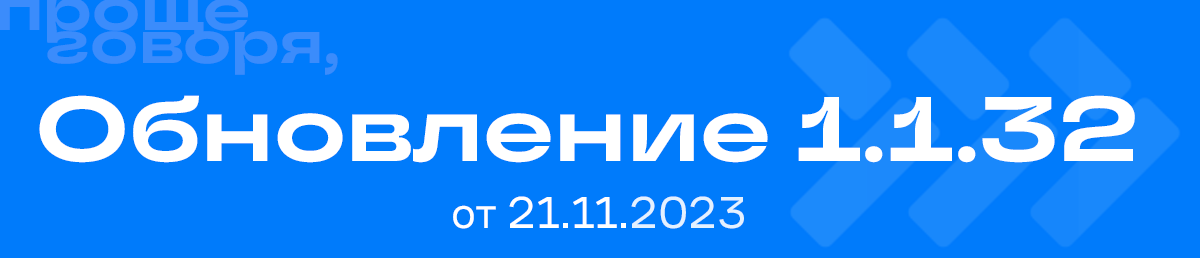
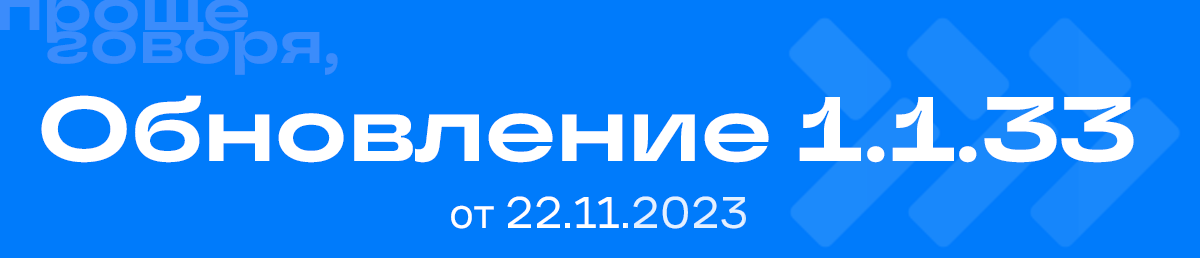
Revision of a layered 1200x258 image; what changed, layer by layer:
renamed "Обновление 1.1.32" to "Обновление 1.1.33", painted on it over (39, 95, 1135, 163)
renamed "от 21.11.2023" to "от 22.11.2023", painted on it over (451, 196, 746, 229)
